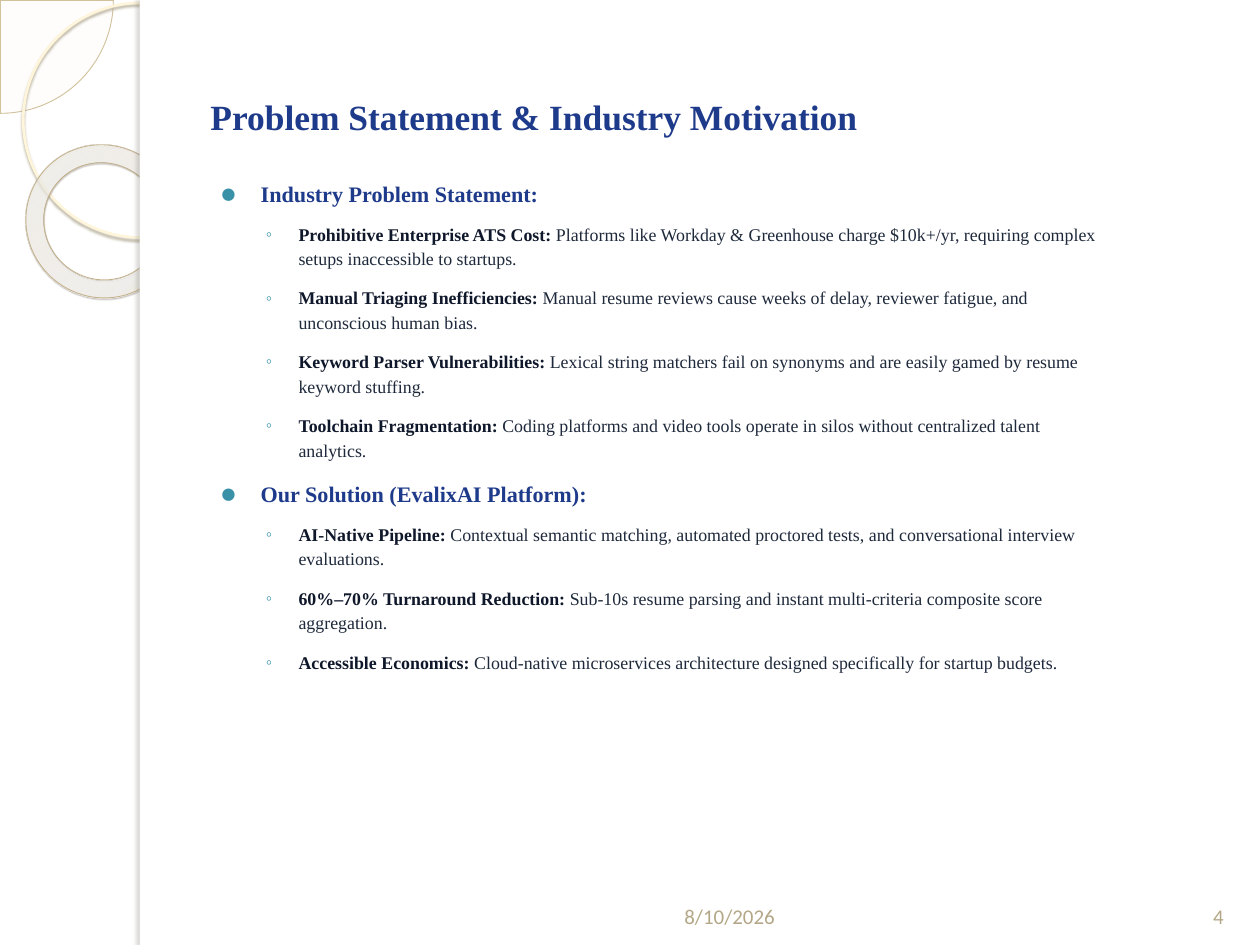
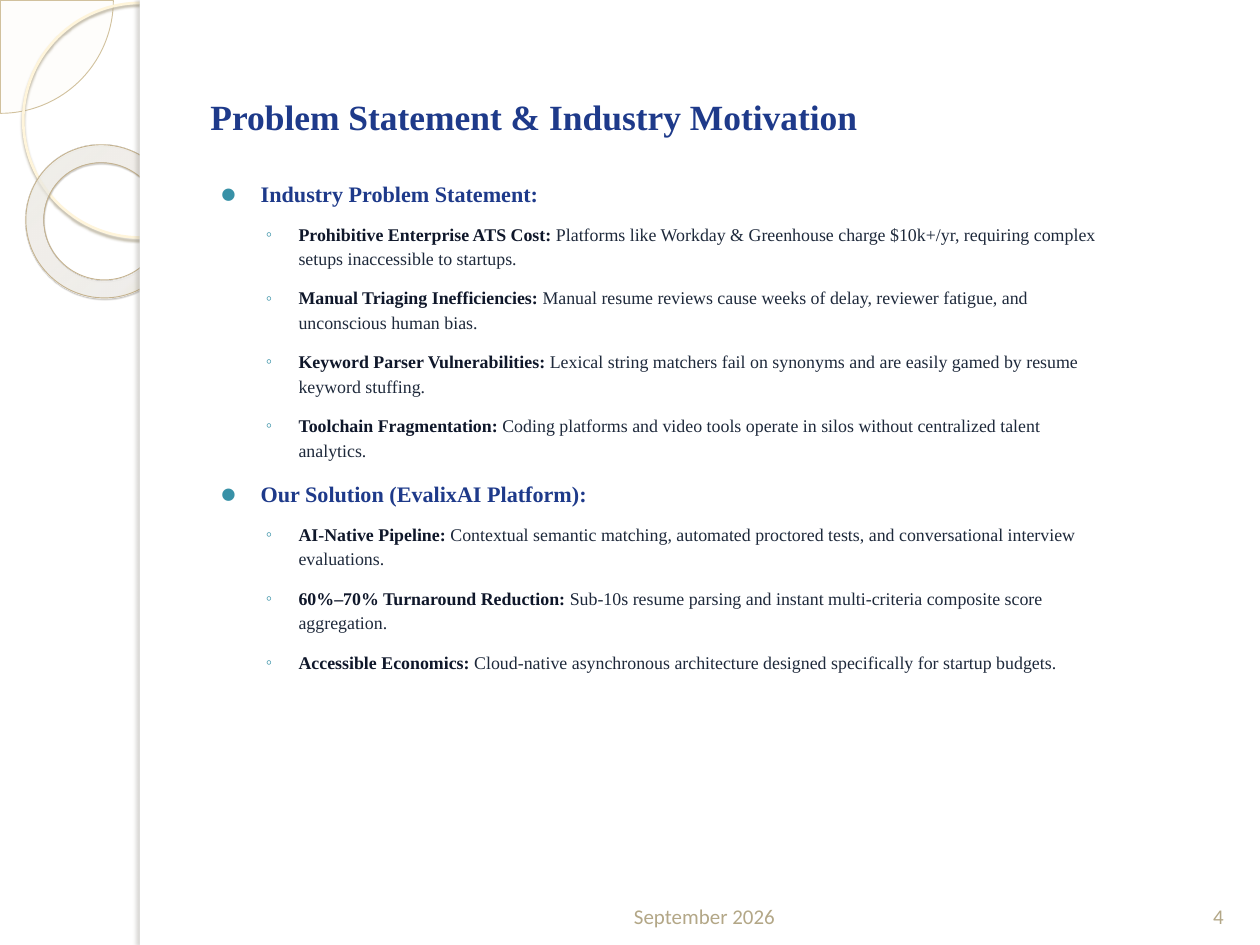
Before and after one commit to oggigachad/major-project, a slide deck: slide 4 of EvalixAI_Major_Project_Final.pptx. Drawn at 1260x945 pixels with LibreOffice and Linux fonts; fonts in the diff are those of the drawing; background and template pictures are left out. Boxes give left, top, right and bottom in pixels: in the first picture for what was removed or moved away, otherwise in the second. Text is boxed around its words. In the diff, an @@ line names an element or a change of style, - is before the commit and + after.

Commit message:
docs: align presentation slides with docs and modern asynchronous architecture

```diff
--- a/EvalixAI_Major_Project_Final.pptx
+++ b/EvalixAI_Major_Project_Final.pptx
@@ text at bbox=[299, 656, 1056, 673]: text changed @@
-  ◦ Accessible Economics: Cloud-native microservices architecture designed specifically for startup budgets.
+  ◦ Accessible Economics: Cloud-native asynchronous architecture designed specifically for startup budgets.
@@ text at bbox=[634, 909, 774, 928]: text changed @@
-8/10/2026
+September 2026
```
Also in this commit, not shown: 8 other slides changed.
